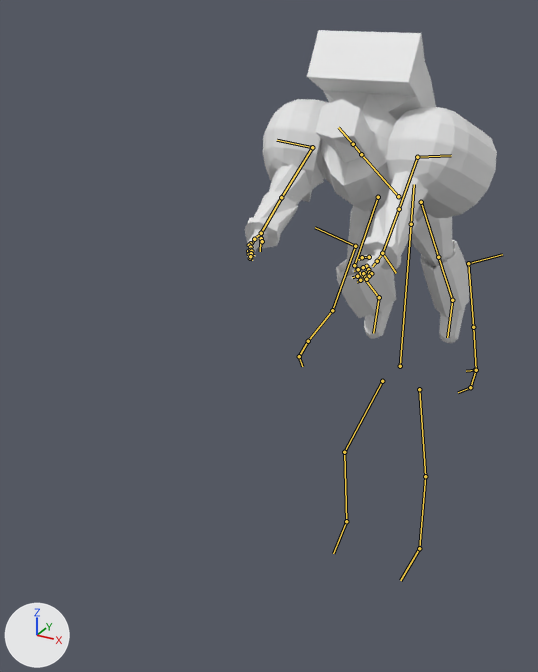
The Blender file 3DModel_Warhammer/Building/astartes/new/astartes.blend as it was, and as the next commit left it.
Rendered twice from a camera (50 mm lens) standing at (1.68, -5.63, 2.65) and looking at (-0.23, -2.15, 0.91). Every picture has the same lights, and +X, +Y and +Z are marked at lower left. Both versions are drawn at frame 13 of the action 'Jump_Fly'; the numbers are the values there. The bones that bend it are drawn over the model as lines.

Names of what the first picture shows: 'astartes'.
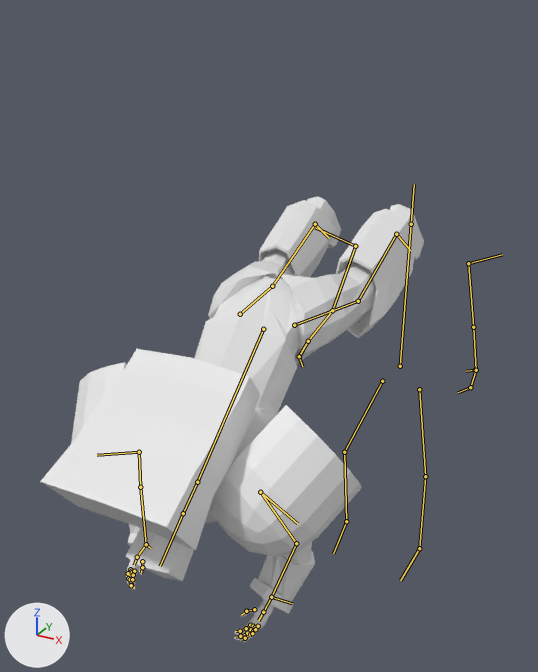
Boxes (x1, y1, x2, y2) around the edits, measured in the pictures (538 x 672 px):
'astartes', posed (52% wider, 42% taller): before (245, 30, 497, 343); after (40, 196, 424, 642)
bone 'Body', root to tip: before (398, 196) to (361, 154); after (263, 329) to (197, 482)
bone 'IKH.L', root to tip: before (382, 253) to (396, 273); after (271, 597) to (292, 603)
bone 'IKH.R', root to tip: before (261, 233) to (260, 251); after (146, 544) to (151, 548)

What changed in the scene script:
```text
Change bone_body:
    where bone_body = bpy.data.objects['_Astartes'].pose.bones['Body']
    bone_body.location: (0.0, 0.129, 1.175) -> (0.0, -0.226, 3.697)
    bone_body.rotation_quaternion: (0.862, 0.507, 0.0, 0.0) -> (0.423, 0.906, 0.0, 0.0)  # degrees (61, 0, 0) -> degrees (130, 0, 0)
Change bone_ik_l:
    where bone_ik_l = bpy.data.objects['_Astartes'].pose.bones['IK.L']
    bone_ik_l.location: (0.0, -0.073, 0.51) -> (0.0, -1.455, 2.365)
    bone_ik_l.rotation_quaternion: (0.843, 0.538, 0.0, 0.0) -> (0.358, 0.934, 0.0, 0.0)  # degrees (65, 0, 0) -> degrees (138, 0, 0)
Change bone_knee_l:
    where bone_knee_l = bpy.data.objects['_Astartes'].pose.bones['Knee.L']
    bone_knee_l.location: (0.0, 0.278, 0.66) -> (0.0, -0.079, 1.701)
    bone_knee_l.rotation_quaternion: (1.0, 0.0, 0.0, 0.0) -> (0.699, 0.715, 0.0, 0.0)  # degrees (0, 0, 0) -> degrees (91, 0, 0)
Change bone_ikh_l:
    where bone_ikh_l = bpy.data.objects['_Astartes'].pose.bones['IKH.L']
    bone_ikh_l.location: (-0.582, -2.74, 0.68) -> (-0.645, -4.841, -0.558)
    bone_ikh_l.rotation_quaternion: (0.769, -0.453, 0.302, -0.334) -> (0.791, -0.414, 0.317, -0.32)  # degrees (-66, 9, -53) -> degrees (-62, 14, -52)
Change bone_ik_r:
    where bone_ik_r = bpy.data.objects['_Astartes'].pose.bones['IK.R']
    bone_ik_r.location: (0.0, -0.353, 0.621) -> (0.0, -1.455, 2.348)
    bone_ik_r.rotation_quaternion: (0.801, 0.598, 0.0, 0.0) -> (0.335, 0.942, 0.0, 0.0)  # degrees (73, 0, 0) -> degrees (141, 0, 0)
Change bone_knee_r:
    where bone_knee_r = bpy.data.objects['_Astartes'].pose.bones['Knee.R']
    bone_knee_r.location: (0.0, 0.278, 0.66) -> (0.0, -0.079, 1.701)
    bone_knee_r.rotation_quaternion: (1.0, 0.0, 0.0, 0.0) -> (0.699, 0.715, 0.0, 0.0)  # degrees (0, 0, 0) -> degrees (91, 0, 0)
Change bone_ikh_r:
    where bone_ikh_r = bpy.data.objects['_Astartes'].pose.bones['IKH.R']
    bone_ikh_r.location: (0.529, -2.722, 0.689) -> (0.621, -4.823, -0.546)
    bone_ikh_r.rotation_quaternion: (0.764, -0.481, -0.225, 0.367) -> (0.787, -0.442, -0.241, 0.357)  # degrees (-64, 1, 51) -> degrees (-60, -4, 51)
```
